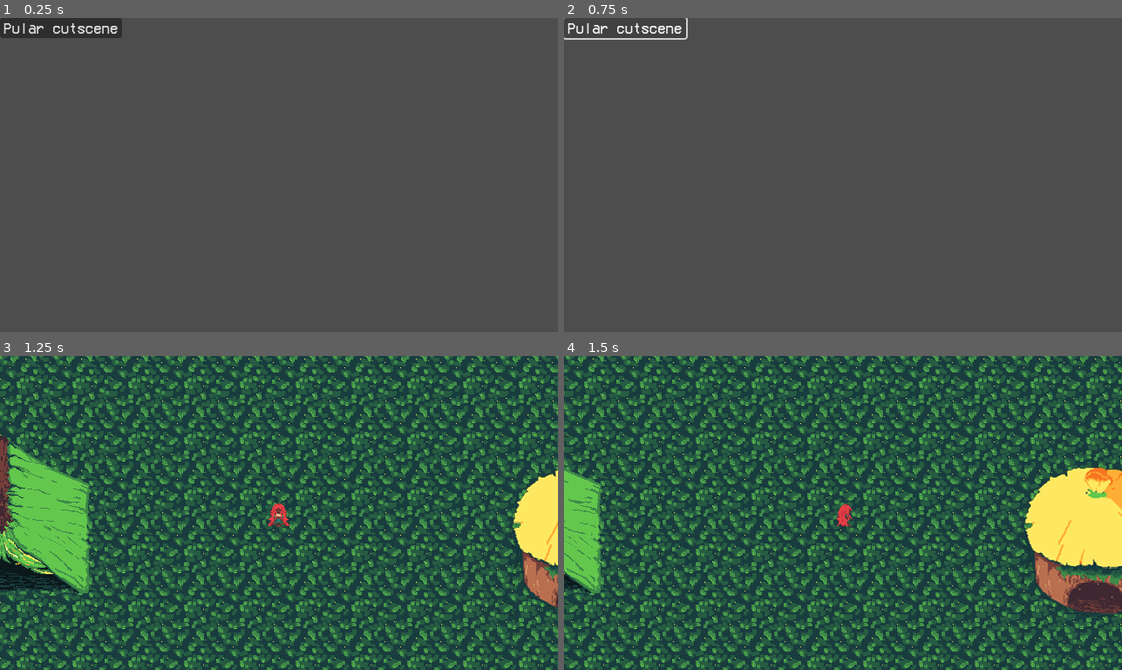
Above: before the commit, frames 1-4 (two rows, left to right).
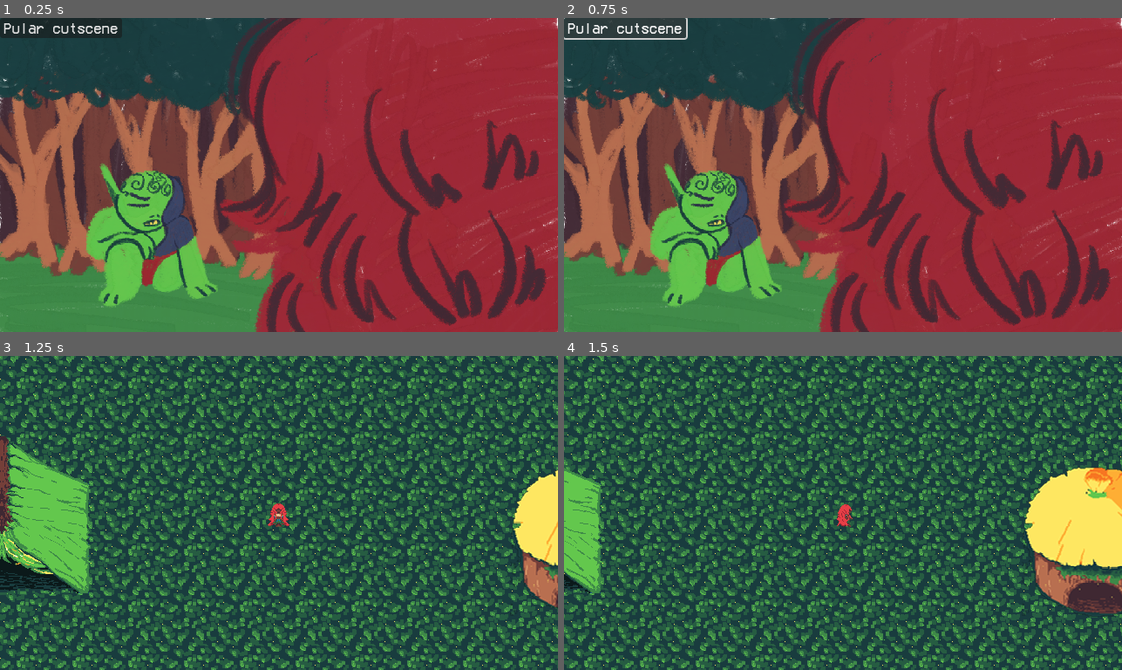
Above: after the commit, the same moments.

Repository: SamuelMTL/AmazonProject
Game: Godot game, scene res://Scenes/CutsceneScene/CutsceneScene2.tscn
Same seed, same stepped clock (60 frames per second), same inputs: the game is played once before the commit and once after it. This scene is started directly instead of the project's main scene. Sound files missing from this copy of the repository are replaced by a short silence.
Inputs (mouse positions are in pixels of both pictures, inside the frame that each line leads up to):
- Up to frame 1 (0.25 s): no input
- Up to frame 2 (0.75 s): click "Pular cutscene" at 0.5 s
- Up to frame 3 (1.25 s): no input
- Up to frame 4 (1.5 s): move the mouse to (965, 497) at 1.27 s; hold Right (ui_right) from 1.28 s (still down); tap R (BoitataPower) at 1.35 s

The runs differ from the first frame. In frame 1, 97% of the frame differs, in the area x 0-100%, y 0-100%; in frame 2, 97%; in frame 3, nothing differs; in frame 4, nothing differs.

Commit message:
cutscene2

Diff:
--- a/amazonproject/Scenes/CutsceneScene/CutsceneScene2.tscn
+++ b/amazonproject/Scenes/CutsceneScene/CutsceneScene2.tscn
@@ -1,6 +1,53 @@
-[gd_scene load_steps=2 format=3 uid="uid://c3dm2l5a5y2cn"]
+[gd_scene load_steps=15 format=3 uid="uid://c3dm2l5a5y2cn"]
 
+[ext_resource type="Script" path="res://Scenes/CutsceneScene/cutscene_scene_2.gd" id="1_54spm"]
 [ext_resource type="PackedScene" uid="uid://c6yd2kl7pfr2f" path="res://Components/MainMenuButtonComponent/MainMenuButton.tscn" id="1_t6u43"]
+[ext_resource type="Texture2D" uid="uid://14yyg5lmchy8" path="res://assets/cutscene2/cutscene2.png" id="2_fvarl"]
+[ext_resource type="Texture2D" uid="uid://cv3xa7yjvrg1i" path="res://assets/cutscene2/cutscene2 2.png" id="3_ls1dx"]
+[ext_resource type="Texture2D" uid="uid://beg53e8hvb7a" path="res://assets/cutscene2/cutscene2 3.png" id="4_un17s"]
+[ext_resource type="Texture2D" uid="uid://dex1gfamgngk1" path="res://assets/cutscene2/cutscene2 4.png" id="5_2fyl8"]
+[ext_resource type="Texture2D" uid="uid://cuiafesxl3eaj" path="res://assets/cutscene2/cutscene2 5.png" id="6_ab81l"]
+[ext_resource type="Texture2D" uid="uid://dr3qa1to16pou" path="res://assets/cutscene2/cutscene2 6.png" id="7_xcehp"]
+[ext_resource type="Texture2D" uid="uid://ctj6fi5tkrk7y" path="res://assets/cutscene2/cutscene2 7.png" id="8_e6d4c"]
+[ext_resource type="Texture2D" uid="uid://dr7mp60nyvq52" path="res://assets/cutscene2/cutscene2 8.png" id="9_on28y"]
+[ext_resource type="Texture2D" uid="uid://vmyt2hbitdm2" path="res://assets/cutscene2/cutscene2 9.png" id="10_2i00s"]
+
+[sub_resource type="Animation" id="Animation_105ws"]
+resource_name = "cutscene2"
+length = 13.0
+tracks/0/type = "value"
+tracks/0/imported = false
+tracks/0/enabled = true
+tracks/0/path = NodePath("Sprite2D:texture")
+tracks/0/interp = 1
+tracks/0/loop_wrap = true
+tracks/0/keys = {
+"times": PackedFloat32Array(0, 1, 2, 5, 6, 7, 8, 9, 11),
+"transitions": PackedFloat32Array(1, 1, 1, 1, 1, 1, 1, 1, 1),
+"update": 1,
+"values": [ExtResource("2_fvarl"), ExtResource("3_ls1dx"), ExtResource("4_un17s"), ExtResource("5_2fyl8"), ExtResource("6_ab81l"), ExtResource("7_xcehp"), ExtResource("8_e6d4c"), ExtResource("9_on28y"), ExtResource("10_2i00s")]
+}
+
+[sub_resource type="Animation" id="Animation_illec"]
+length = 0.001
+tracks/0/type = "value"
+tracks/0/imported = false
+tracks/0/enabled = true
+tracks/0/path = NodePath("Sprite2D:texture")
+tracks/0/interp = 1
+tracks/0/loop_wrap = true
+tracks/0/keys = {
+"times": PackedFloat32Array(0),
+"transitions": PackedFloat32Array(1),
+"update": 1,
+"values": [ExtResource("2_fvarl")]
+}
+
+[sub_resource type="AnimationLibrary" id="AnimationLibrary_xco5o"]
+_data = {
+"RESET": SubResource("Animation_illec"),
+"cutscene2": SubResource("Animation_105ws")
+}
 
 [node name="CutsceneScene2" type="Control"]
 layout_mode = 3
@@ -9,8 +56,20 @@
 anchor_bottom = 1.0
 grow_horizontal = 2
 grow_vertical = 2
+script = ExtResource("1_54spm")
+
+[node name="AnimationPlayer" type="AnimationPlayer" parent="."]
+libraries = {
+"": SubResource("AnimationLibrary_xco5o")
+}
+
+[node name="Sprite2D" type="Sprite2D" parent="."]
+position = Vector2(320, 180)
+scale = Vector2(0.5, 0.5)
+texture = ExtResource("2_fvarl")
 
 [node name="MainMenuButton" parent="." instance=ExtResource("1_t6u43")]
+layout_mode = 0
 offset_right = 55.0
 offset_bottom = 23.0
 label_text = "Pular cutscene"
--- /dev/null
+++ b/amazonproject/Scenes/CutsceneScene/cutscene_scene_2.gd
@@ -0,0 +1,10 @@
+extends Control
+
+@onready var anim_player = $AnimationPlayer
+
+func _ready() -> void:
+	anim_player.play("cutscene2")
+	anim_player.animation_finished.connect(_on_animation_finished)
+
+func _on_animation_finished(anim_name):
+	get_tree().change_scene_to_file("res://Scenes/aldeia.tscn")
--- a/amazonproject/inimigoteste.tscn
+++ b/amazonproject/inimigoteste.tscn
@@ -8,9 +8,7 @@
 [ext_resource type="Texture2D" uid="uid://cwm8jdc6utarf" path="res://assets/dungeon/Espantalho/Espantalho Ataque 2.png" id="5_2qc1p"]
 [ext_resource type="Texture2D" uid="uid://djn68ptuagy04" path="res://assets/Inimigos/Spritesheet do Espantalho da Mata morrendo.png" id="5_xl7x2"]
 [ext_resource type="Texture2D" uid="uid://c0mvcbj3fwifa" path="res://assets/dungeon/Espantalho/Espantalho Sofrendo.png" id="6_i137b"]
-
 [ext_resource type="AudioStream" uid="uid://dgosvbt5ql5y0" path="res://assets/sound/sfx/die.wav" id="6_reecg"]
-
 
 [sub_resource type="AtlasTexture" id="AtlasTexture_6by0k"]
 atlas = ExtResource("2_ctxvk")
@@ -931,9 +929,10 @@
 [node name="Timer" type="Timer" parent="."]
 wait_time = 3.0
 
+[node name="DieSound" type="AudioStreamPlayer" parent="."]
+stream = ExtResource("6_reecg")
+bus = &"SFX"
+
 [connection signal="body_entered" from="Area2D" to="." method="_on_area_2d_body_entered"]
 [connection signal="body_exited" from="Area2D" to="." method="_on_area_2d_body_exited"]
 [connection signal="timeout" from="Timer" to="." method="_on_timer_timeout"]
-[node name="DieSound" type="AudioStreamPlayer" parent="."]
-stream = ExtResource("6_reecg")
-bus = &"SFX"
Binary file added: amazonproject/assets/cutscene2/cutscene2 2.png
Not shown, added: amazonproject/assets/cutscene2/cutscene2 2.png.import
Binary file added: amazonproject/assets/cutscene2/cutscene2 3.png
Not shown, added: amazonproject/assets/cutscene2/cutscene2 3.png.import
Binary file added: amazonproject/assets/cutscene2/cutscene2 4.png
Not shown, added: amazonproject/assets/cutscene2/cutscene2 4.png.import
Binary file added: amazonproject/assets/cutscene2/cutscene2 5.png
Not shown, added: amazonproject/assets/cutscene2/cutscene2 5.png.import
Binary file added: amazonproject/assets/cutscene2/cutscene2 6.png
Not shown, added: amazonproject/assets/cutscene2/cutscene2 6.png.import
Binary file added: amazonproject/assets/cutscene2/cutscene2 7.png
Not shown, added: amazonproject/assets/cutscene2/cutscene2 7.png.import
(and 8 more such lines)
